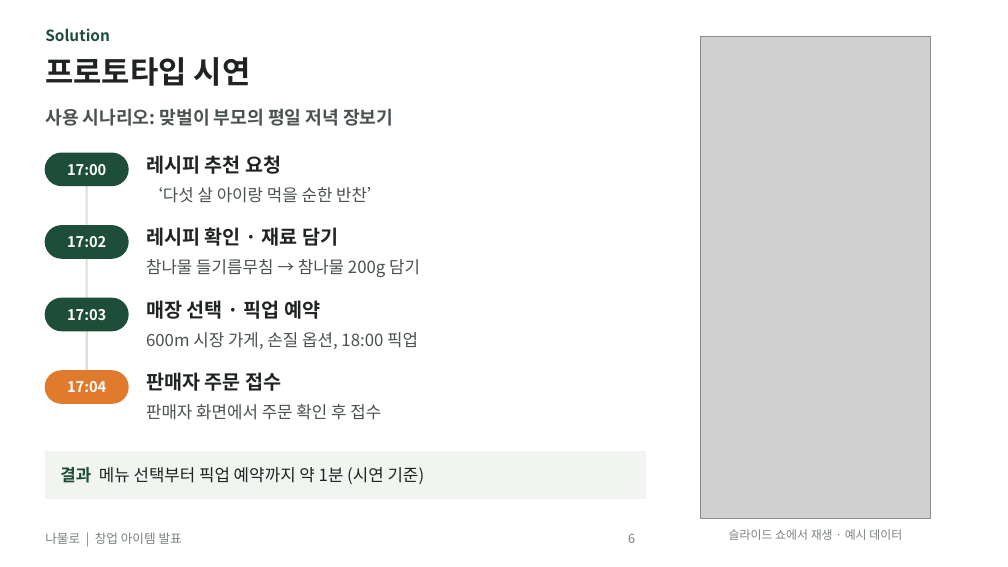
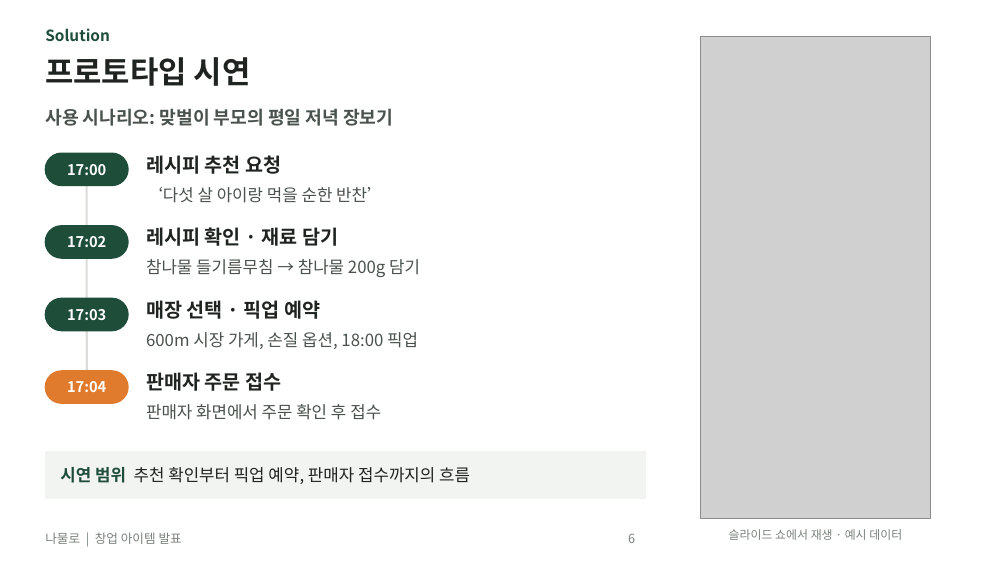
Before and after one commit to yonghoon7153-source/Yonghoon-DEM-DFT, a slide deck: slide 6 of namul-platform/02_발표자료_나물로.pptx. Drawn at 1008x567 pixels with LibreOffice and Linux fonts; fonts in the diff are those of the drawing; grey boxes stand for pictures. Boxes give left, top, right and bottom in pixels: in the first picture for what was removed or moved away, otherwise in the second. Text is boxed around its words. In the diff, an @@ line names an element or a change of style, - is before the commit and + after.

```diff
--- a/namul-platform/02_발표자료_나물로.pptx
+++ b/namul-platform/02_발표자료_나물로.pptx
@@ text at [60, 467, 470, 484]: text changed @@
-결과 메뉴 선택부터 픽업 예약까지 약 1분 (시연 기준)
+시연 범위 추천 확인부터 픽업 예약, 판매자 접수까지의 흐름
```
Also in this commit, not shown: 10 other slides changed, 19 other files.
